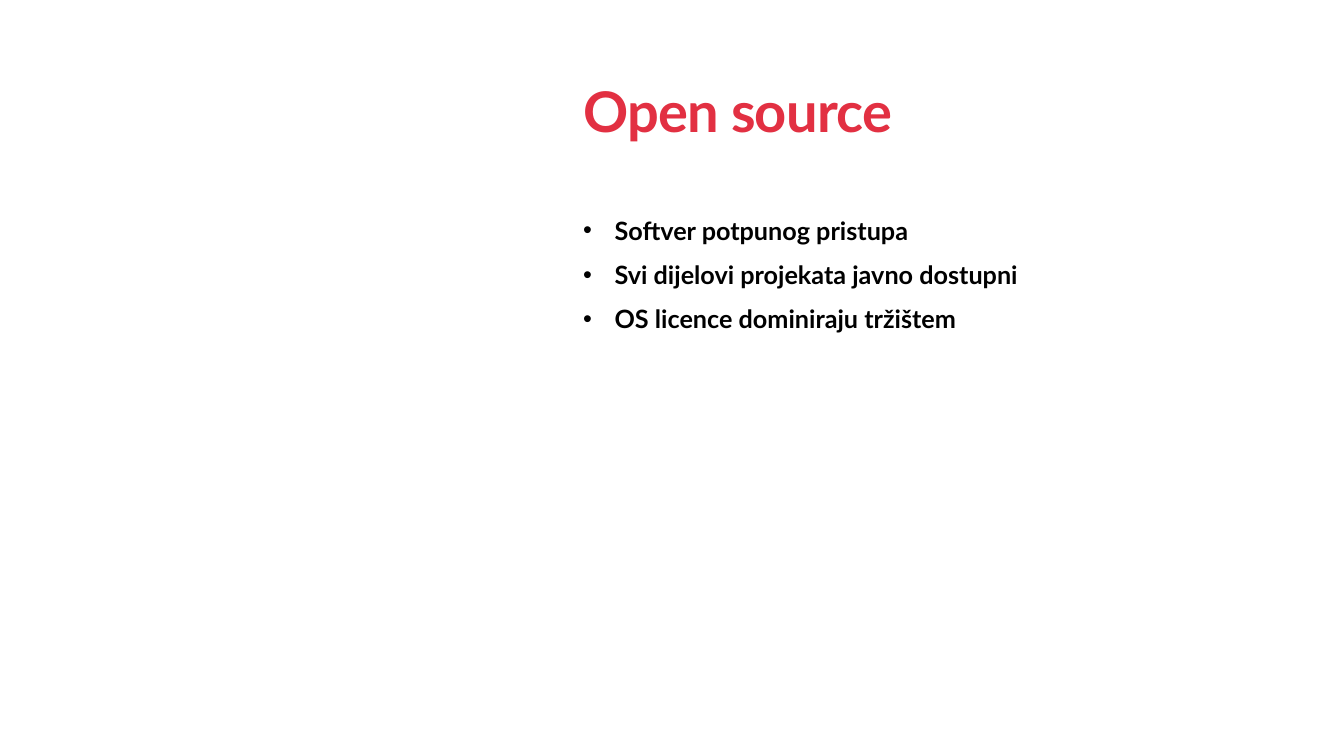
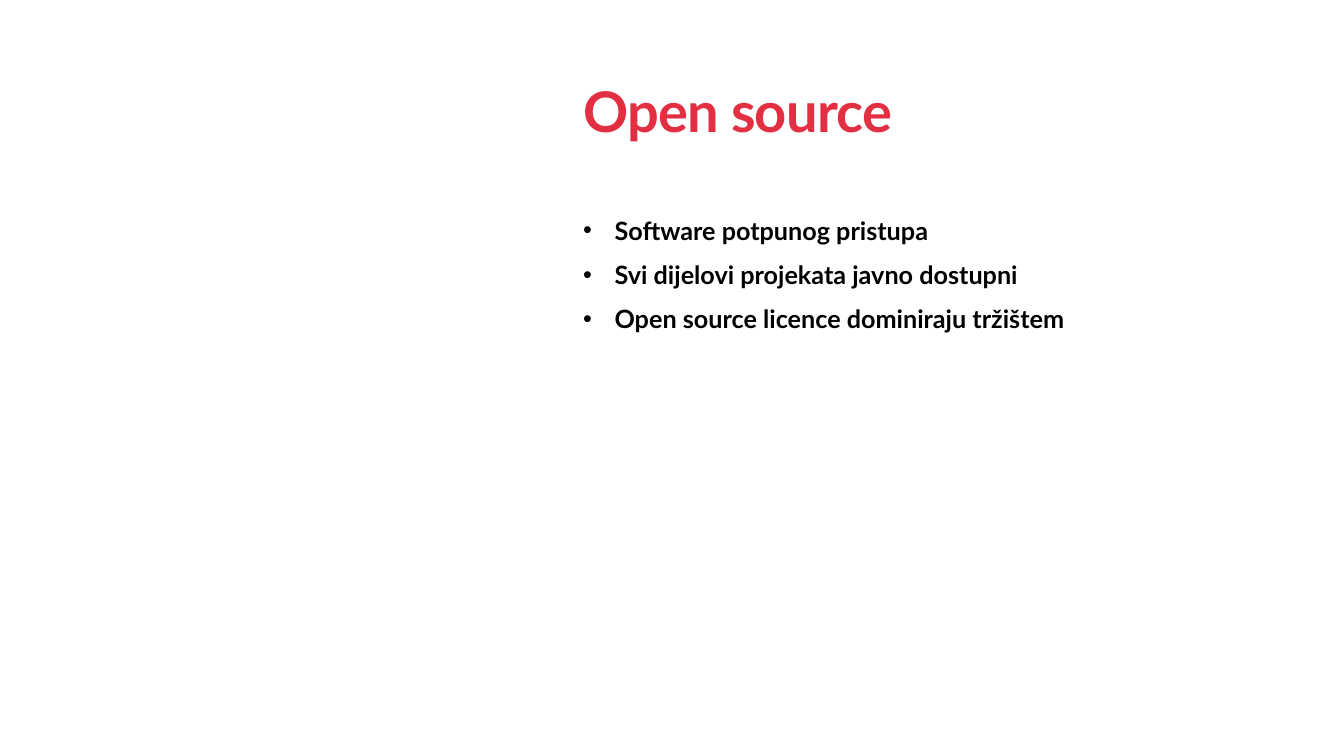
Before and after one commit to CvetkovskiIvor/ProgramskoInzenjerstvoSeminar, a slide deck: slide 3 of Open Source Prezentacija.pptx. Drawn at 1344x756 pixels with LibreOffice and Linux fonts; fonts in the diff are those of the drawing; background and template pictures are left out. Boxes give left, top, right and bottom in pixels: in the first picture for what was removed or moved away, otherwise in the second. Text is boxed around its words. In the diff, an @@ line names an element or a change of style, - is before the commit and + after.

```diff
--- a/Open Source Prezentacija.pptx
+++ b/Open Source Prezentacija.pptx
@@ text at [615,221,928,244]: text changed @@
-• Softver potpunog pristupa
+• Software potpunog pristupa
@@ text at [615,309,1064,333]: text changed @@
-• OS licence dominiraju tržištem
+• Open source licence dominiraju tržištem
```
Also in this commit, not shown: 24 other slides changed, 1 slide removed.
